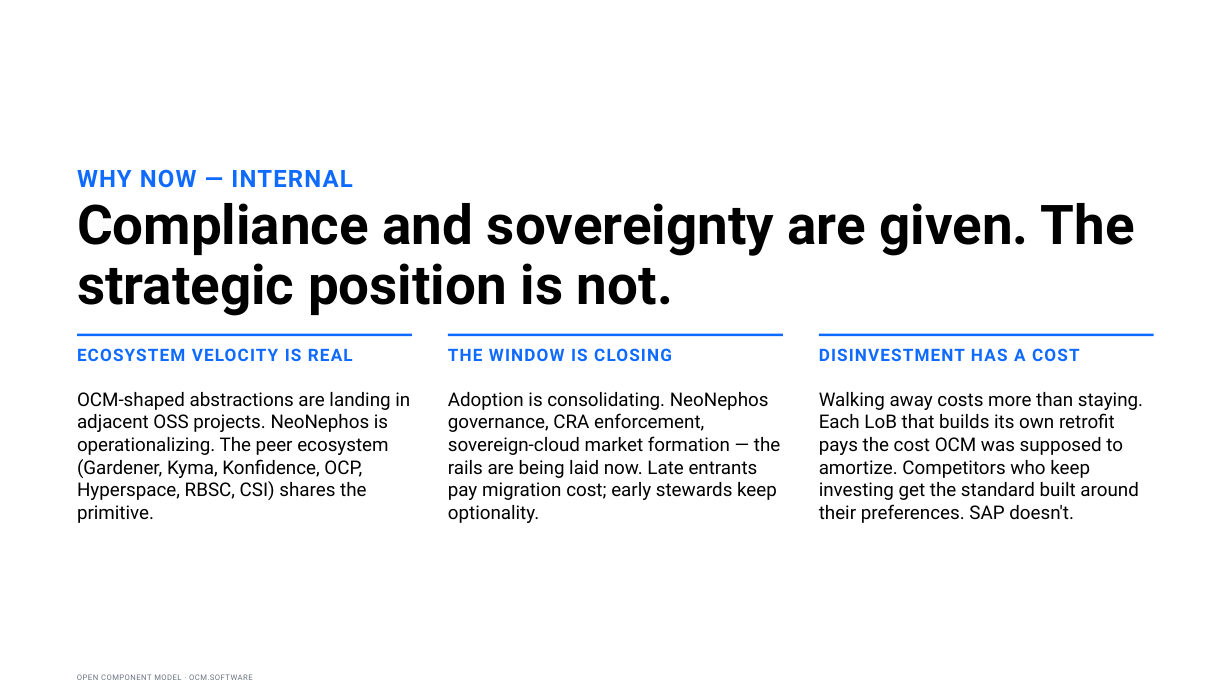
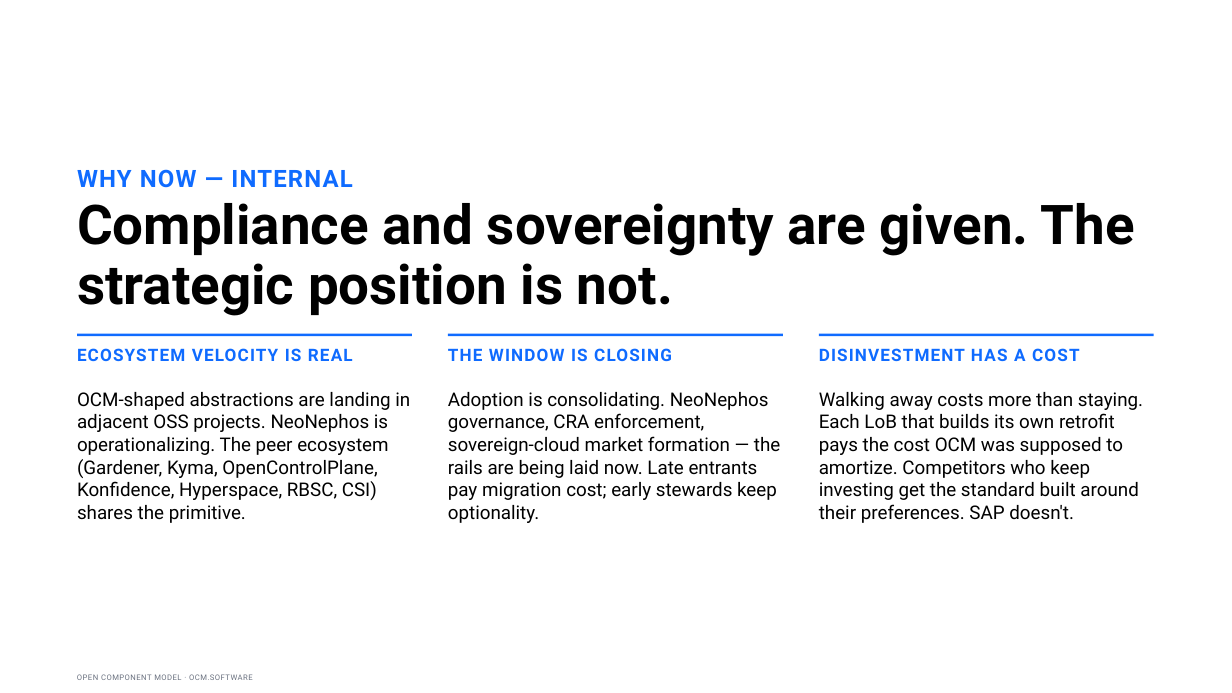
Before and after one commit to morri-son/open-component-model, a slide deck: slide 2 of docs/community/marketing/decks/exec-phase1/OCM-Sovereign-Delivery-Internal-Sponsor.pptx. Drawn at 1232x693 pixels with LibreOffice and Linux fonts; fonts in the diff are those of the drawing. Boxes give left, top, right and bottom in pixels: in the first picture for what was removed or moved away, otherwise in the second. Text is boxed around its words. In the diff, an @@ line names an element or a change of style, - is before the commit and + after.

```diff
--- a/docs/community/marketing/decks/exec-phase1/OCM-Sovereign-Delivery-Internal-Sponsor.pptx
+++ b/docs/community/marketing/decks/exec-phase1/OCM-Sovereign-Delivery-Internal-Sponsor.pptx
@@ text at (x1=77, y1=392, x2=410, y2=523): text changed @@
-OCM-shaped abstractions are landing in adjacent OSS projects. NeoNephos is operationalizing. The peer ecosystem (Gardener, Kyma, Konfidence, OCP, Hyperspace, RBSC, CSI) shares the primitive.
+OCM-shaped abstractions are landing in adjacent OSS projects. NeoNephos is operationalizing. The peer ecosystem (Gardener, Kyma, OpenControlPlane, Konfidence, Hyperspace, RBSC, CSI) shares the primitive.
```
Also in this commit, not shown: 4 other slides changed, 5 other files.
